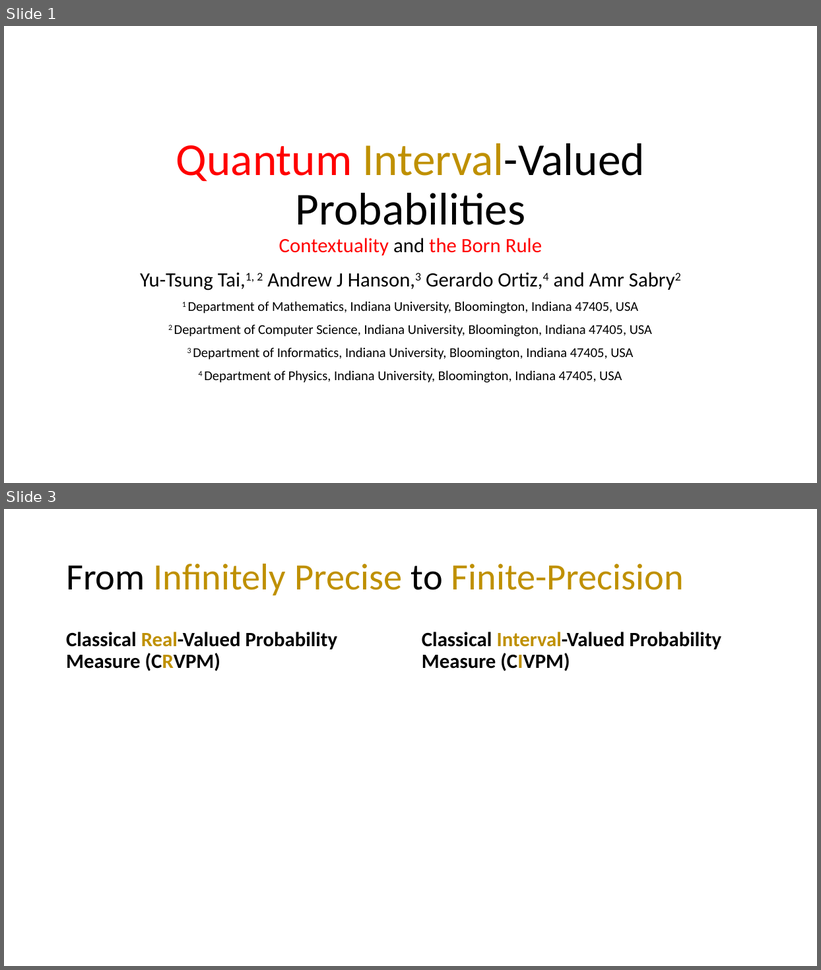
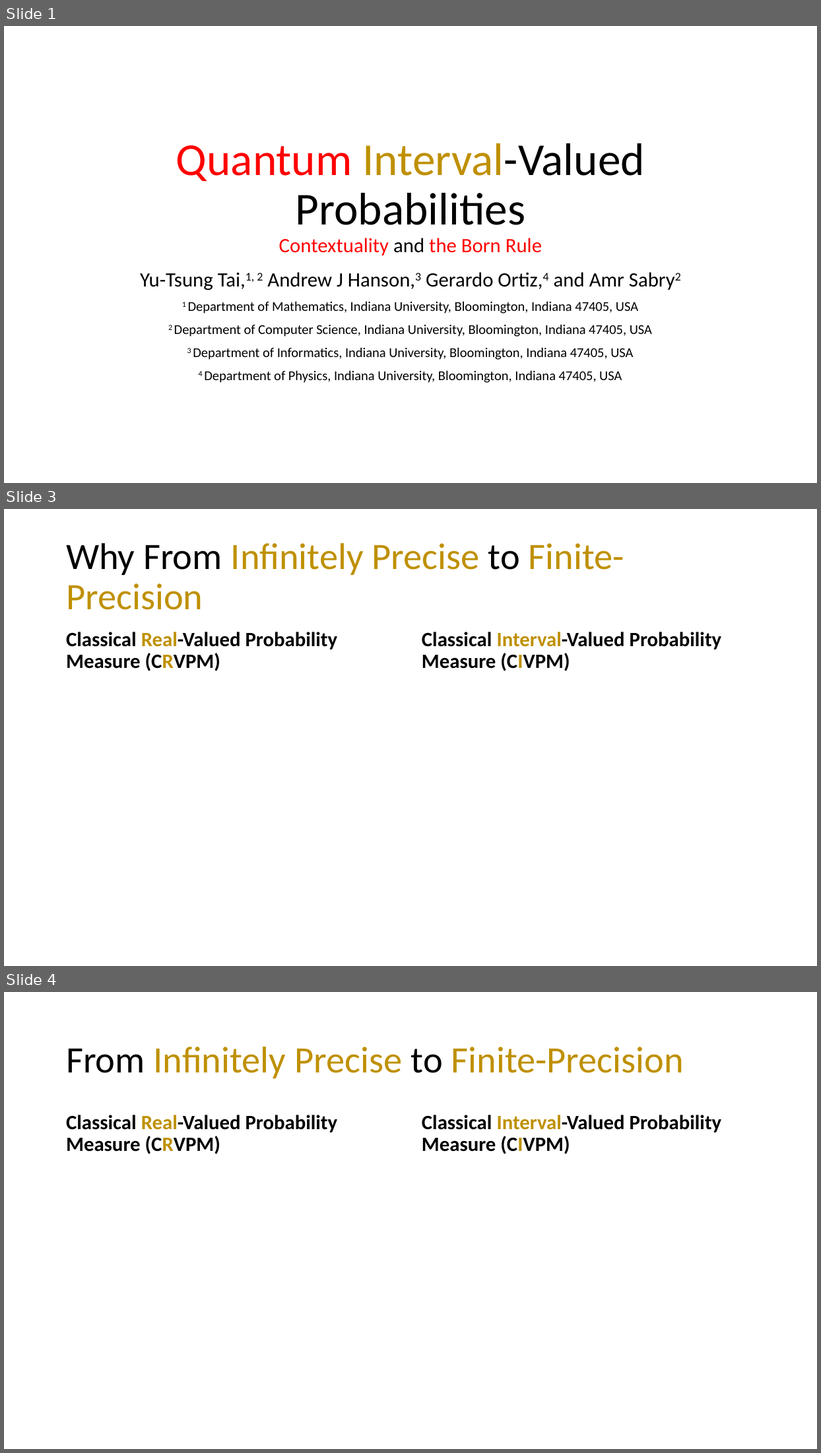
Before and after one commit to yuttai/Contextuality-and-Nonlocality-in-Discrete-Quantum-Theory, a slide deck: prop_short.pptm. Shown one above the other, each under a label of ours: slides 1 and 3 before the commit, slides 1, 3 and 4 after it; the slides between them are not shown. The pictures are 821x970 and 821x1453 pixels, drawn with LibreOffice and Linux fonts; fonts in the diff are those of the drawing; grey boxes stand for pictures. Boxes give left, top, right and bottom in pixels: in the first picture for what was removed or moved away, otherwise in the second. Text is boxed around its words. In the diff, an @@ line names an element or a change of style, - is before the commit and + after.

```diff
--- a/prop_short.pptm
+++ b/prop_short.pptm
@@ slide 3 added at box(4, 509, 817, 966), background #FFFFFF @@
@@ title added at box(66, 543, 624, 610), 44 pt, text #BF9000 @@
+Why From Infinitely Precise to Finite-Precision
@@ text added at box(66, 632, 338, 671), 24 pt, text #000000, bold @@
+Classical Real-Valued Probability Measure (CRVPM)
@@ text added at box(422, 632, 722, 671), 24 pt, text #000000, bold @@
+Classical Interval-Valued Probability Measure (CIVPM)
@@ what was slide 3 is now slide 4 @@
```
Also in this commit, not shown: 5 slides changed, 3 other slides added.
